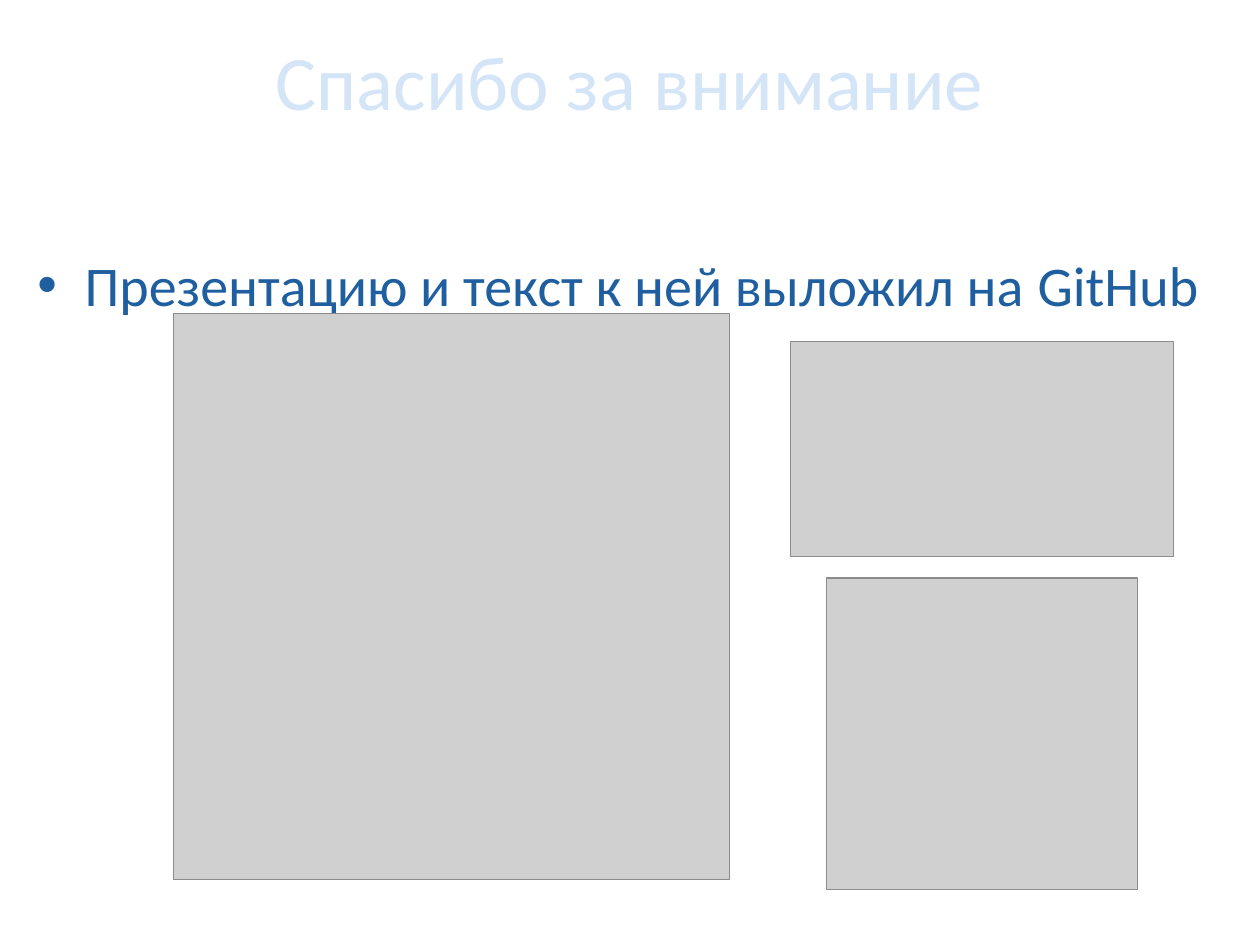
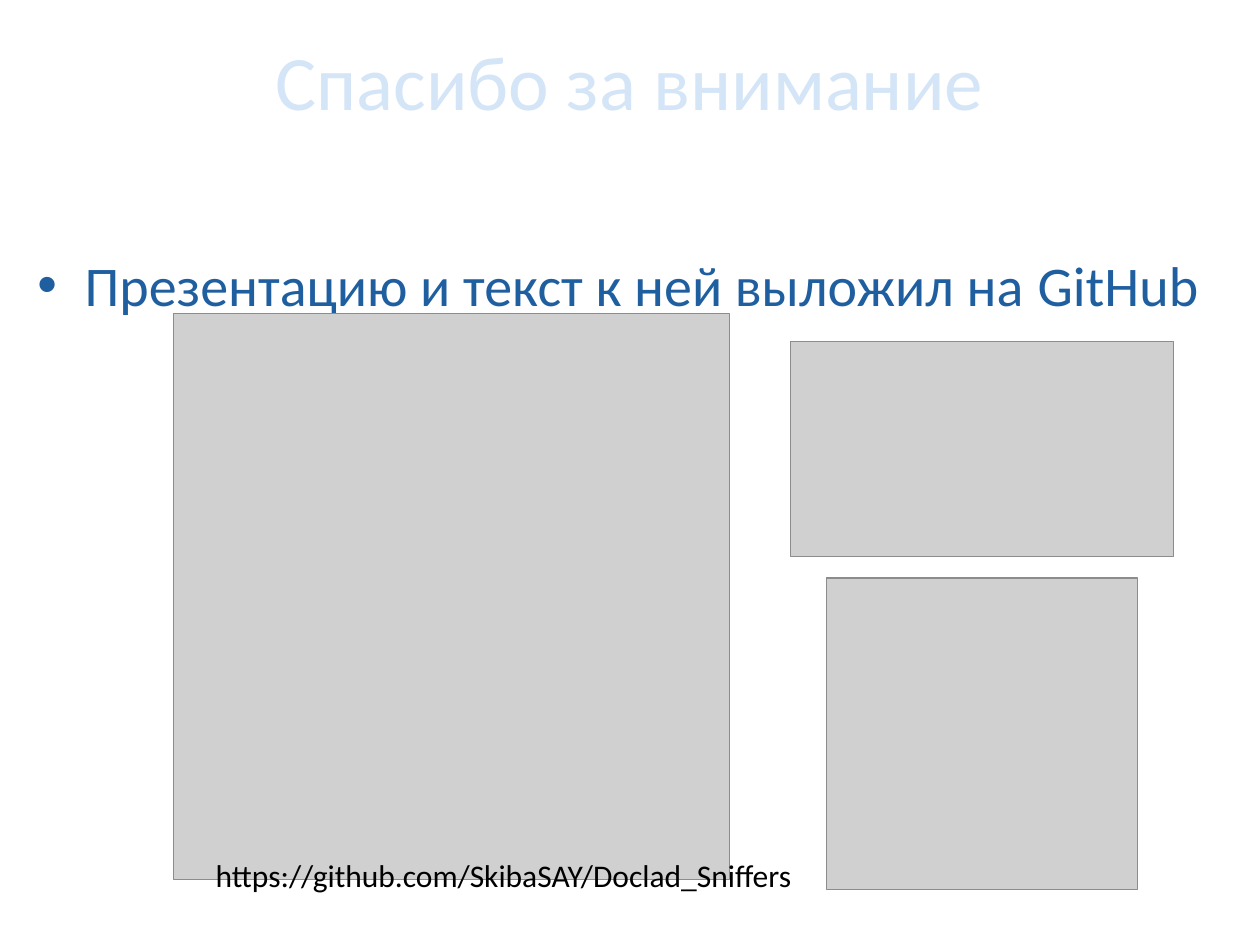
Before and after one commit to SkibaSAY/Doclad_Sniffers, a slide deck: slide 29 of Доклад_Снифферы.pptx. Drawn at 1260x945 pixels with LibreOffice and Linux fonts; fonts in the diff are those of the drawing; grey boxes stand for pictures; background and template pictures are left out. Boxes give left, top, right and bottom in pixels: in the first picture for what was removed or moved away, otherwise in the second. Text is boxed around its words. In the diff, an @@ line names an element or a change of style, - is before the commit and + after.

```diff
--- a/Доклад_Снифферы.pptx
+++ b/Доклад_Снифферы.pptx
@@ text added at [216,860,791,894], 18 pt, text #000000 @@
+https://github.com/SkibaSAY/Doclad_Sniffers
```
Also in this commit, not shown: 1 other slide changed, 1 other file.
